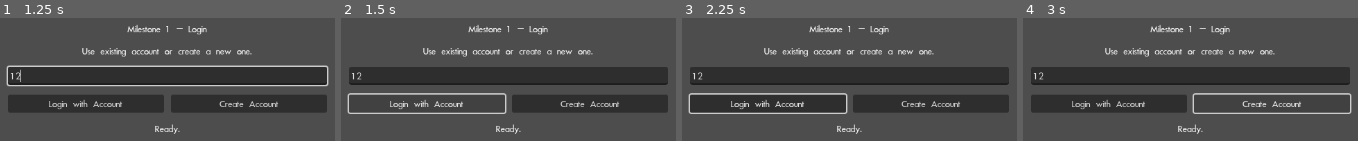
Above: before the commit, frames 1-4 (left to right).
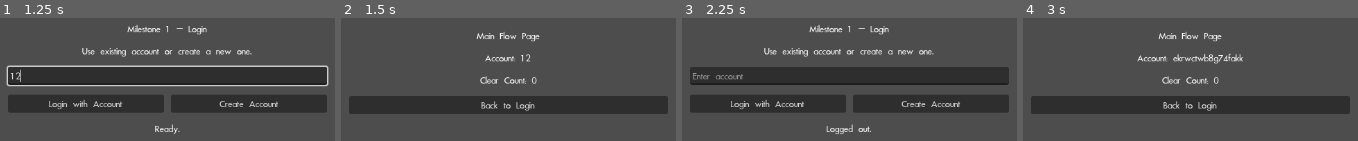
Above: after the commit, the same moments.

Repository: lwbiuchsjk/vibeTest
Game: Godot game, scene res://control.tscn
The game is run twice, just before and just after one commit, with the same random seed, the same clock (stepped at 60 frames per second) and the same inputs.
Inputs (mouse positions are in pixels of both pictures, inside the frame that each line leads up to):
- Up to frame 1 (1.25 s): click (167, 75) at 0.52 s; type "12" at 0.6 s
- Up to frame 2 (1.5 s): click "Login with Account" at 1.25 s
- Up to frame 3 (2.25 s): click (849, 105) at 2 s, where only the run after the commit has a clickable "Back to Login"
- Up to frame 4 (3 s): click "Create Account" at 2.75 s

Frame 1 is identical in both runs. In frame 2, 21% of the frame differs, in the area x 1-98%, y 5-95%; in frame 3, 2.5%; in frame 4, 21%, in the area x 2-99%, y 5-95%.
Error before the commit: Invalid access to property or key 'pressed' on a base object of type 'null instance'. (res://control.gd:7)

Commit message:
验证基本开发流程

Diff:
--- a/control.gd
+++ b/control.gd
@@ -1,10 +1,85 @@
 extends Control
 
-@onready var label: Label = $Label
-@onready var button: Button = $Button
+const NetClientScript := preload("res://scripts/net_client.gd")
+const USE_MOCK_BACKEND := true
+const BASE_URL := "http://127.0.0.1:8000"
+
+@onready var login_panel: VBoxContainer = $LoginPanel
+@onready var account_input: LineEdit = $LoginPanel/AccountInput
+@onready var login_button: Button = $LoginPanel/ButtonRow/LoginButton
+@onready var create_button: Button = $LoginPanel/ButtonRow/CreateButton
+@onready var status_label: Label = $LoginPanel/StatusLabel
+@onready var game_panel: VBoxContainer = $GamePanel
+@onready var account_label: Label = $GamePanel/AccountLabel
+@onready var clear_count_label: Label = $GamePanel/ClearCountLabel
+@onready var logout_button: Button = $GamePanel/LogoutButton
+@onready var http_request: HTTPRequest = $HTTPRequest
+
+var _net_client: RefCounted
+var _is_submitting := false
 
 func _ready() -> void:
-	button.pressed.connect(_on_button_pressed)
+	_net_client = NetClientScript.new()
+	login_button.pressed.connect(_on_login_pressed)
+	create_button.pressed.connect(_on_create_pressed)
+	logout_button.pressed.connect(_on_logout_pressed)
+	_show_login("Ready.")
 
-func _on_button_pressed() -> void:
-	label.text = "测试成功"
+func _on_login_pressed() -> void:
+	var account := account_input.text.strip_edges()
+	if account.is_empty():
+		_set_status("Please enter an account, or use Create Account.")
+		return
+	await _submit_login(account)
+
+func _on_create_pressed() -> void:
+	await _submit_login("")
+
+func _on_logout_pressed() -> void:
+	account_input.text = ""
+	_show_login("Logged out.")
+
+func _submit_login(account: String) -> void:
+	if _is_submitting:
+		return
+
+	_is_submitting = true
+	_set_inputs_enabled(false)
+	_set_status("Logging in...")
+
+	var result: Dictionary = await _net_client.login_or_create(
+		http_request,
+		BASE_URL,
+		account,
+		USE_MOCK_BACKEND
+	)
+
+	_is_submitting = false
+	_set_inputs_enabled(true)
+
+	if not result.get("ok", false):
+		_set_status("Login failed: %s" % result.get("error", "Unknown error"))
+		return
+
+	var account_text := str(result.get("account", ""))
+	var clear_count := int(result.get("clear_count", 0))
+	_show_game(account_text, clear_count)
+
+func _show_login(message: String) -> void:
+	login_panel.visible = true
+	game_panel.visible = false
+	_set_status(message)
+
+func _show_game(account: String, clear_count: int) -> void:
+	login_panel.visible = false
+	game_panel.visible = true
+	account_label.text = "Account: %s" % account
+	clear_count_label.text = "Clear Count: %d" % clear_count
+
+func _set_inputs_enabled(enabled: bool) -> void:
+	login_button.disabled = not enabled
+	create_button.disabled = not enabled
+	account_input.editable = enabled
+
+func _set_status(message: String) -> void:
+	status_label.text = message
--- /dev/null
+++ b/scripts/net_client.gd
@@ -0,0 +1,85 @@
+extends RefCounted
+
+func login_or_create(
+	http_request: HTTPRequest,
+	base_url: String,
+	account: String,
+	use_mock_backend: bool
+) -> Dictionary:
+	if use_mock_backend:
+		return _mock_login_or_create(account)
+
+	var payload := {"account": account}
+	var body := JSON.stringify(payload)
+	var url := "%s/auth/login_or_create" % base_url.rstrip("/")
+
+	var start_err := http_request.request(
+		url,
+		["Content-Type: application/json"],
+		HTTPClient.METHOD_POST,
+		body
+	)
+	if start_err != OK:
+		return {
+			"ok": false,
+			"error": "Failed to start request (%s)." % start_err
+		}
+
+	var completed: Array = await http_request.request_completed
+	var request_result: int = completed[0]
+	var response_code: int = completed[1]
+	var response_body: PackedByteArray = completed[3]
+
+	if request_result != HTTPRequest.RESULT_SUCCESS:
+		return {
+			"ok": false,
+			"error": "Network error (%s)." % request_result
+		}
+
+	if response_code < 200 or response_code >= 300:
+		return {
+			"ok": false,
+			"error": "HTTP %s: %s" % [response_code, response_body.get_string_from_utf8()]
+		}
+
+	var parsed: Variant = JSON.parse_string(response_body.get_string_from_utf8())
+	if typeof(parsed) != TYPE_DICTIONARY:
+		return {
+			"ok": false,
+			"error": "Invalid JSON response."
+		}
+
+	var data := parsed as Dictionary
+	var parsed_account := str(data.get("account", "")).strip_edges()
+	if parsed_account.is_empty():
+		return {
+			"ok": false,
+			"error": "Response missing account."
+		}
+
+	return {
+		"ok": true,
+		"account": parsed_account,
+		"clear_count": int(data.get("clear_count", 0))
+	}
+
+func _mock_login_or_create(account: String) -> Dictionary:
+	var normalized := account.strip_edges()
+	if normalized.is_empty():
+		normalized = _generate_account()
+
+	return {
+		"ok": true,
+		"account": normalized,
+		"clear_count": 0
+	}
+
+func _generate_account(length: int = 16) -> String:
+	const CHARS := "abcdefghijklmnopqrstuvwxyz0123456789"
+	var rng := RandomNumberGenerator.new()
+	rng.randomize()
+
+	var result := ""
+	for i in range(length):
+		result += CHARS[rng.randi_range(0, CHARS.length() - 1)]
+	return result
Not shown, added: scripts/net_client.gd.uid
Not shown, added: Design/MVP清单.md
Not shown, added: Design/功能框架.docx
